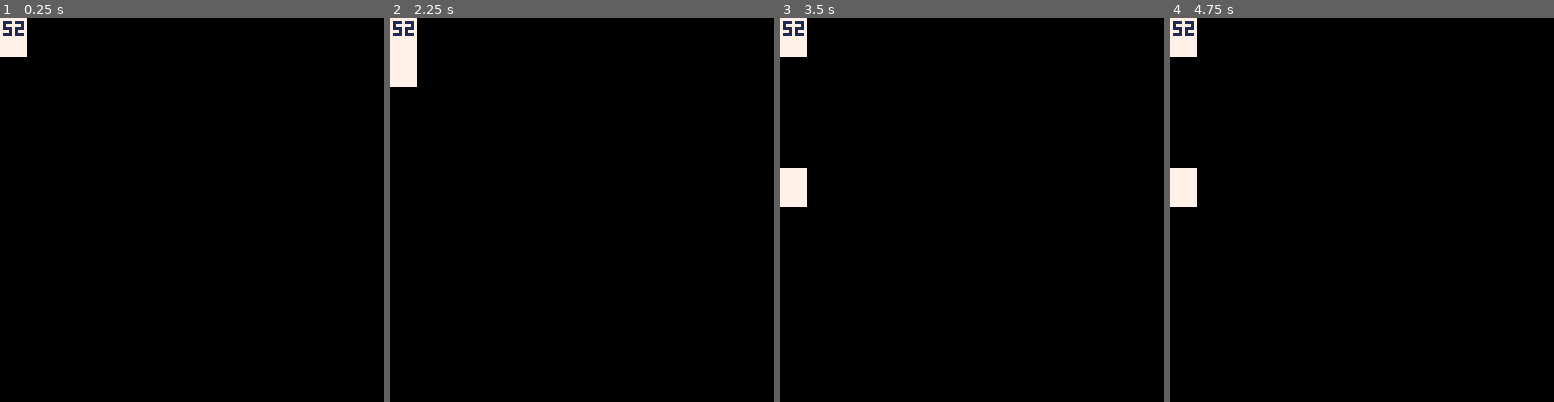
Above: before the commit, frames 1-4 (left to right).
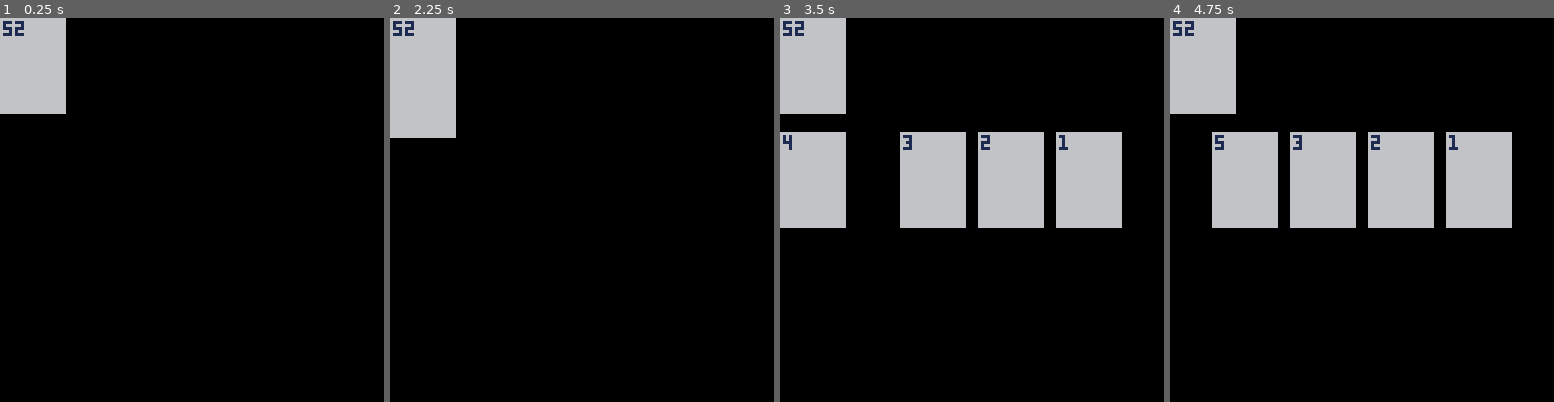
Above: after the commit, the same moments.

Repository: shen-sat/scoundrel-2026
Game: PICO-8 cartridge game.p8
Same seed, same stepped clock (60 frames per second), same inputs: the game is played once before the commit and once after it.
Inputs:
- Up to frame 1 (0.25 s): no input
- Up to frame 2 (2.25 s): hold Up from 2.15 s (still down)
- Up to frame 3 (3.5 s): release Up at 2.42 s
- Up to frame 4 (4.75 s): hold Down 3.63-3.97 s; hold Up from 4.73 s (still down)

The runs differ from the first frame. In frame 1, 4.2% of the frame differs, in the area x 0-18%, y 0-25%; in frame 2, 5.2%; in frame 3, 21%; in frame 4, 22%, in the area x 0-90%, y 0-55%.

Commit message:
WIP: dealing working

Diff:
--- a/game.p8
+++ b/game.p8
@@ -7,31 +7,47 @@
   #include init_card.lua
   #include init_card_anim_states.lua
   #include init_card_move_states.lua
+  #include init_row.lua
+  #include init_dealer.lua
 
+  row = init_row()
   local card_anim_states = init_card_anim_states()
   local card_move_states = init_card_move_states()
 
   #include init_deck.lua
   deck = init_deck()
+  all_cards = {}
+  for card in all(deck) do
+    add(all_cards, card)
+  end
+
+  dealer = init_dealer()
 end
 
 function _update()
-  for card in all(deck) do
+  for card in all(all_cards) do
     card:update()
   end
+  dealer:update()
 
   -- if up button pressed, deal first card
   if btnp(2) then
-    if #deck > 0 then
-      local card = deck[1]
-      card:set_move_state('deal')
+    dealer:deal()
+  -- if down button is pressed, set last row card to nil
+  elseif btnp(3) then
+    if #row.slots > 0 then
+      local slot = row.slots[1]
+      local card = slot.card
+      del(all_cards, card)
+      slot.card = nil
+      dealer:deal()
     end
   end
 end
 
 function _draw()
   cls()
-  for card in all(deck) do
+  for card in all(all_cards) do
     card:draw()
   end
 end
--- a/init_card.lua
+++ b/init_card.lua
@@ -1,6 +1,8 @@
 function init_card(anim_states, move_states, value)
   local card = init_entity(0, 0, anim_states, 'idle', move_states, 'idle')
   card.value = value
+  card.width = 22
+  card.height = 32
 
   card.update = function(card)
     card.update_move_state(card)
@@ -8,7 +10,8 @@
 
   card.draw = function(card)
     card.draw_anim_state(card)
-    print(card.value, 1, 1, 1)
+    rectfill(card.x, card.y, x2(card.x, card.width), y2(card.y, card.height), 6)
+    print(card.value, card.x + 1, card.y + 1, 1)
   end
 
   return card
--- a/init_card_move_states.lua
+++ b/init_card_move_states.lua
@@ -10,10 +10,30 @@
 
   local card_deal_frames = {
     function (target)
-      if target.y < 50 then
-        target.y = target.y + 5
+
+      local slot = nil
+      for s in all(row.slots) do
+        if s.card == target then
+          slot = s
+          break
+        end
+      end
+
+      if target.y < slot.y then
+        local diff = slot.y - target.y
+        if diff < 4 then
+          target.y = slot.y
+        else
+          target.y = target.y + 4
+        end
       else
-        target:set_move_state('idle')
+        local diff = slot.x - target.x
+        if diff < 4 then
+          target.x = slot.x
+          target:set_move_state('idle')
+        else
+          target.x = target.x + 4
+        end
       end
     end
   }
--- /dev/null
+++ b/init_dealer.lua
@@ -0,0 +1,43 @@
+function init_dealer()
+  local dealer = {
+    card = nil,
+    deal = function(self)
+      local row_cards = {}
+      for slot in all(row.slots) do
+        if slot.card then
+          add(row_cards, slot.card)
+          slot.card = nil
+        end
+      end
+
+      --loop through row cards backwards
+      for i=#row_cards,1,-1 do
+        local card = row_cards[i]
+        row:assign_card(card)
+        card:set_move_state('deal')
+      end
+
+      self:deal_card()
+    end,
+    deal_card = function(self)
+      if #deck > 0 then
+        local card = deck[1]
+        self.card = card
+        row:assign_card(card)
+        card:set_move_state('deal')
+        del(deck, card)
+      end
+    end,
+    update = function(self)
+      if self.card and row:is_free_slots() and (#deck > 0) then
+        if self.card.y >= row.slots[1].y then
+          self:deal_card()
+        end
+      else
+        self.card = nil
+      end
+    end
+  }
+
+  return dealer
+end
--- /dev/null
+++ b/init_row.lua
@@ -0,0 +1,39 @@
+function init_row()
+  local row = {
+    slots = {
+      { x = 14, y = 38, card = nil },
+      { x = 40, y = 38, card = nil },
+      { x = 66, y = 38, card = nil },
+      { x = 92, y = 38, card = nil },
+    },
+    assign_card = function(self, card)
+      local all_slots = self.slots
+      local free_slot = nil
+      for slot in all(all_slots) do
+        if not slot.card then
+          free_slot = slot
+        end
+      end
+
+      if free_slot then free_slot.card = card end
+    end,
+    is_free_slots = function(self)
+      for slot in all(self.slots) do
+        if not slot.card then
+          return true
+        end
+      end
+      return false
+    end,
+    card_slot = function(self, card)
+      for slot in all(self.slots) do
+        if slot.card == card then
+          return slot
+        end
+      end
+      return nil
+    end
+  }
+
+  return row
+end
--- a/shared.lua
+++ b/shared.lua
@@ -79,3 +79,11 @@
 
   return entity
 end
+
+function x2(x1, width)
+  return x1 + width - 1
+end
+
+function y2(y1, height)
+  return y1 + height - 1
+end
